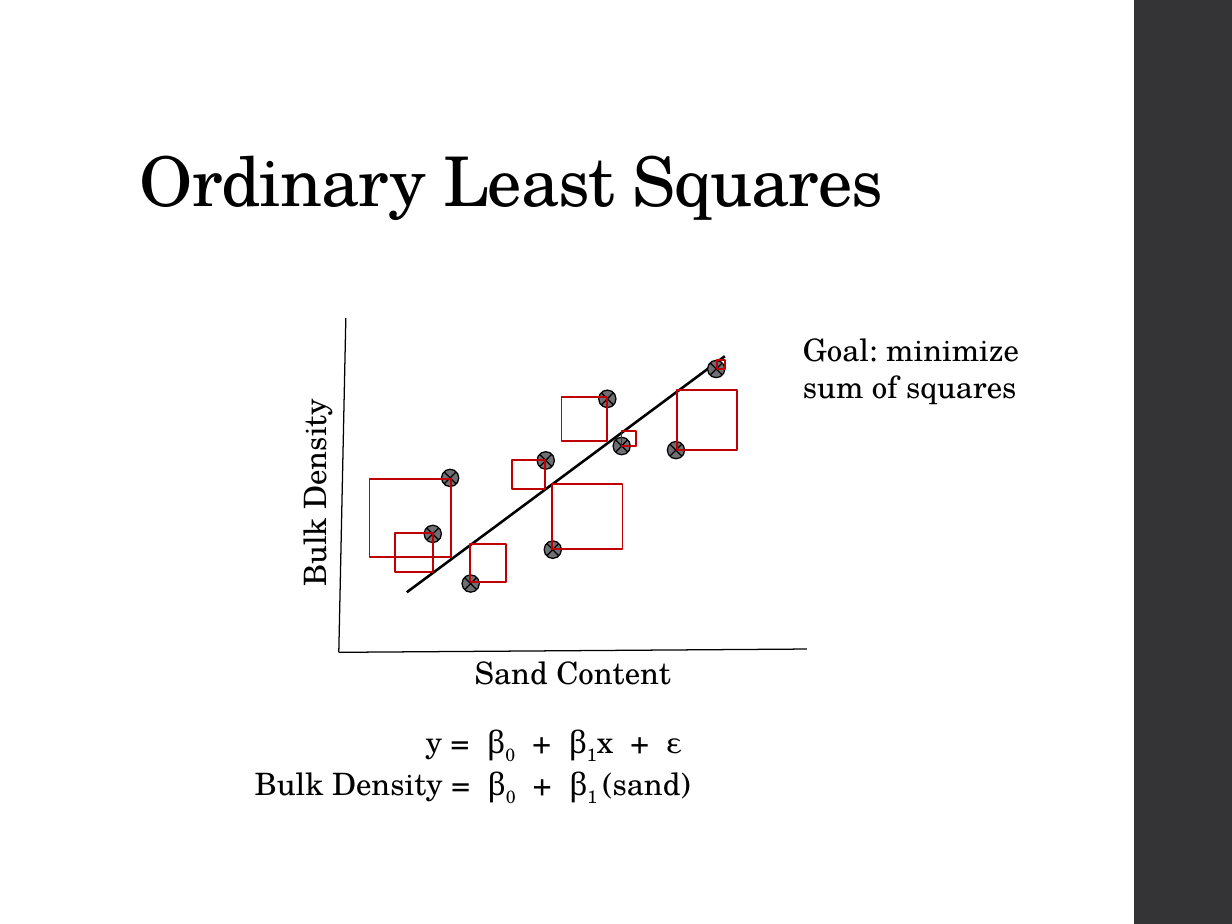
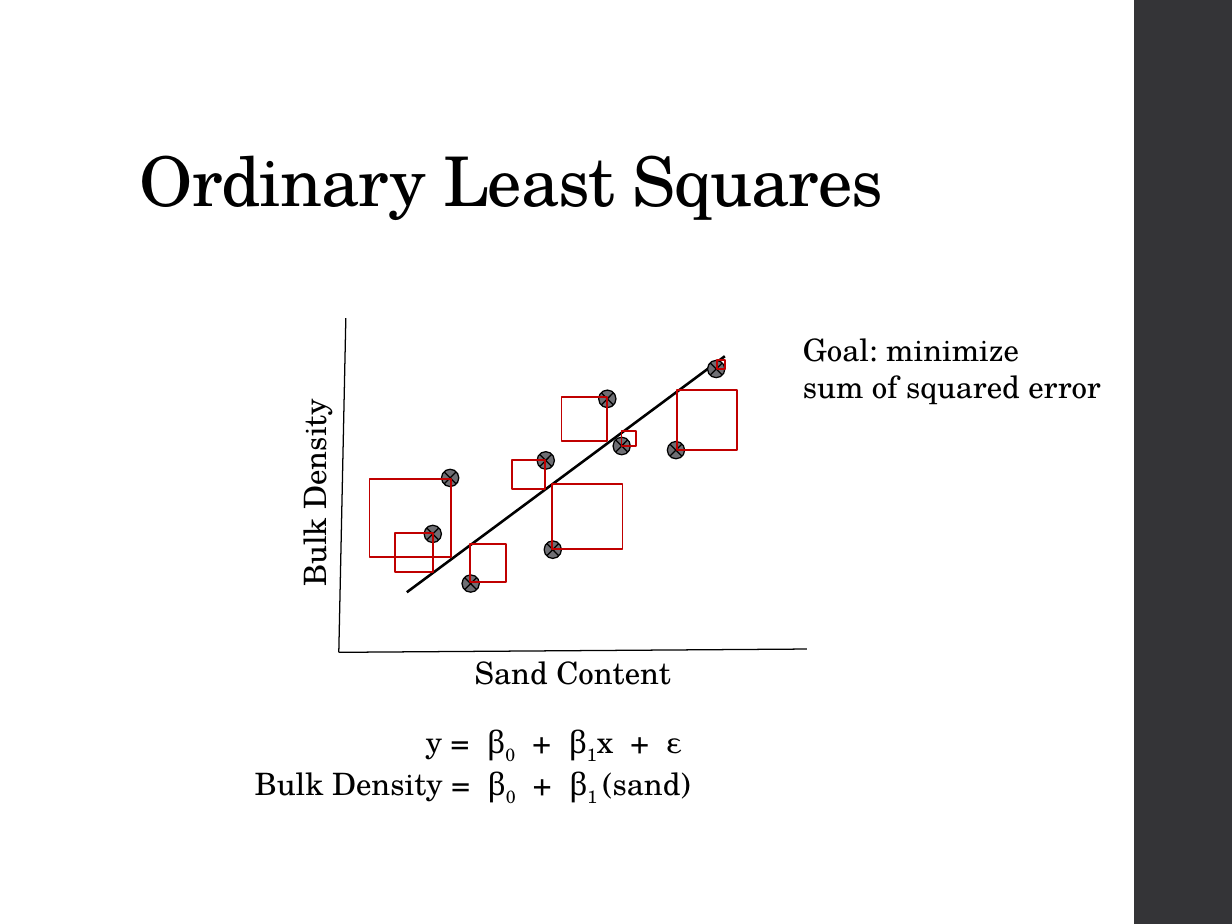
Before and after one commit to ncss-tech/stats_for_soil_survey, a slide deck: slide 5 of presentations/linear_regression/Linear_regression.pptx. Drawn at 1232x924 pixels with LibreOffice and Linux fonts; fonts in the diff are those of the drawing. Boxes give left, top, right and bottom in pixels: in the first picture for what was removed or moved away, otherwise in the second. Text is boxed around its words. In the diff, an @@ line names an element or a change of style, - is before the commit and + after.

```diff
--- a/presentations/linear_regression/Linear_regression.pptx
+++ b/presentations/linear_regression/Linear_regression.pptx
@@ text at bbox=[803, 375, 1100, 405]: text changed @@
-sum of squares
+sum of squared error
```
Also in this commit, not shown: 1 other slide changed, 1 slide added.
